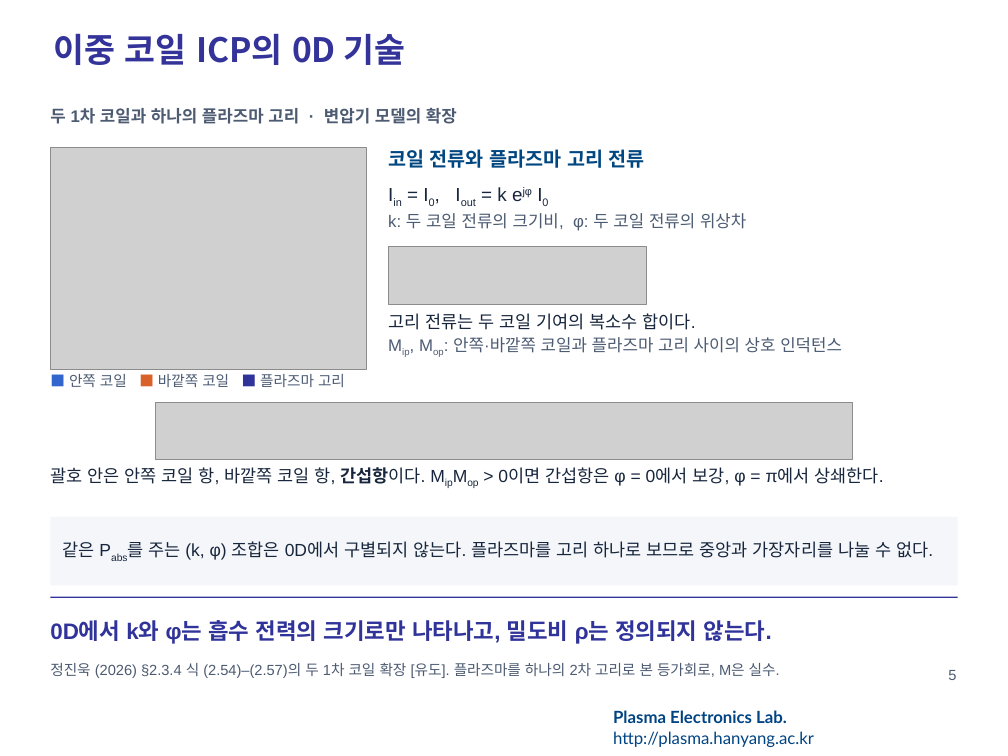
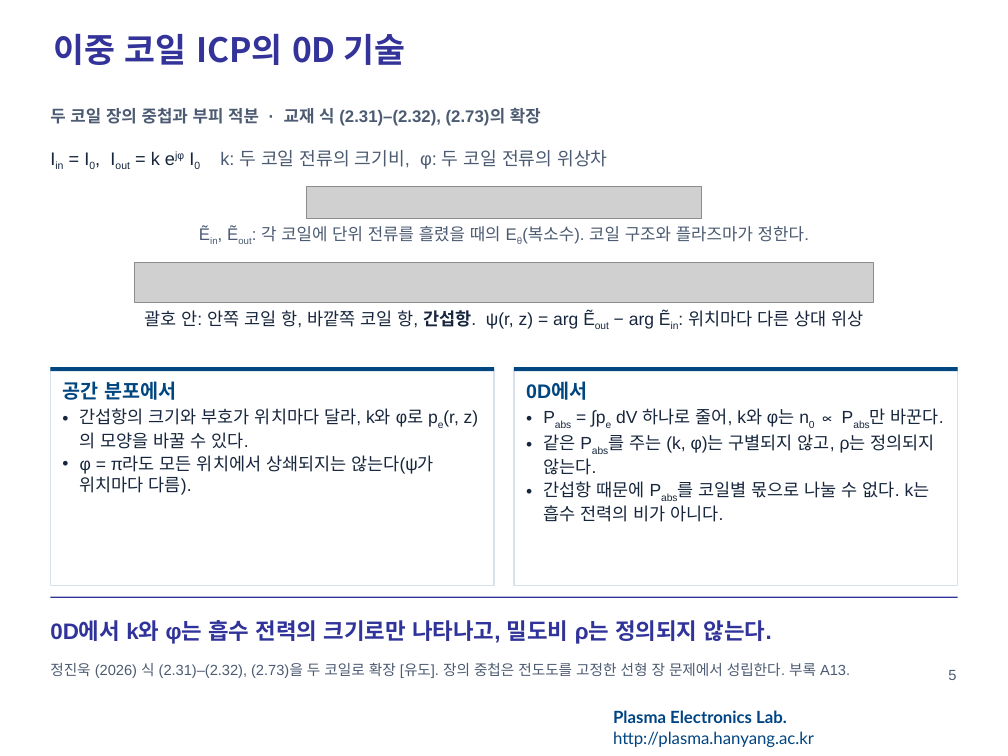
Before and after one commit to garlicjam-pyo/plasma, a slide deck: slide 5 of presentations/1차발표_README반영판.pptx. Drawn at 1008x756 pixels with LibreOffice and Linux fonts; fonts in the diff are those of the drawing; grey boxes stand for pictures; background and template pictures are left out. Boxes give left, top, right and bottom in pixels: in the first picture for what was removed or moved away, otherwise in the second. Text is boxed around its words. In the diff, an @@ line names an element or a change of style, - is before the commit and + after.

```diff
--- a/presentations/1차발표_README반영판.pptx
+++ b/presentations/1차발표_README반영판.pptx
@@ text at [50,108,541,126]: text changed @@
-두 1차 코일과 하나의 플라즈마 고리 · 변압기 모델의 확장
+두 코일 장의 중첩과 부피 적분 · 교재 식 (2.31)–(2.32), (2.73)의 확장
@@ picture removed at [50,147,366,370] @@
@@ text at [151,150,607,169]: text changed; size 12 to 13 pt @@
-Iin = I0, Iout = k ejφ I0
-k: 두 코일 전류의 크기비, φ: 두 코일 전류의 위상차
+Iin = I0, Iout = k ejφ I0 k: 두 코일 전류의 크기비, φ: 두 코일 전류의 위상차
@@ picture added at [306,186,701,218] @@
@@ text at [261,226,809,244]: text changed; size 14 to 12 pt; text colour #004680 to #4C5B72; bold off @@
-코일 전류와 플라즈마 고리 전류
+Ẽin, Ẽout: 각 코일에 단위 전류를 흘렸을 때의 Eθ(복소수). 코일 구조와 플라즈마가 정한다.
@@ picture added at [135,262,874,302] @@
@@ picture removed at [388,246,646,304] @@
@@ text added at [144,310,863,329], 12.5 pt, text #17263C @@
+괄호 안: 안쪽 코일 항, 바깥쪽 코일 항, 간섭항. ψ(r, z) = arg Ẽout − arg Ẽin: 위치마다 다른 상대 위상
@@ text removed at [388,313,842,353] @@
-고리 전류는 두 코일 기여의 복소수 합이다.
-Mip, Mop: 안쪽·바깥쪽 코일과 플라즈마 고리 사이의 상호 인덕턴스
@@ rectangle added at [50,367,494,585], outline #D8E1EB 1 pt, 12.5 pt, text #17263C @@
+공간 분포에서
+• 간섭항의 크기와 부호가 위치마다 달라, k와 φ로 pe(r, z)의 모양을 바꿀 수 있다.
+• φ = π라도 모든 위치에서 상쇄되지는 않는다(ψ가 위치마다 다름).
@@ rectangle added at [50,367,494,371], fill #004680 @@
@@ text removed at [69,374,345,387] @@
-■ 안쪽 코일 ■ 바깥쪽 코일 ■ 플라즈마 고리
@@ rectangle added at [514,367,958,585], outline #D8E1EB 1 pt, 12.5 pt, text #17263C @@
+0D에서
+• Pabs = ∫pe dV 하나로 줄어, k와 φ는 n0 ∝ Pabs만 바꾼다.
+• 같은 Pabs를 주는 (k, φ)는 구별되지 않고, ρ는 정의되지 않는다.
+• 간섭항 때문에 Pabs를 코일별 몫으로 나눌 수 없다. k는 흡수 전력의 비가 아니다.
@@ rectangle added at [514,367,958,371], fill #004680 @@
@@ picture removed at [155,403,853,460] @@
@@ text removed at [50,467,884,486] @@
-괄호 안은 안쪽 코일 항, 바깥쪽 코일 항, 간섭항이다. MipMop > 0이면 간섭항은 φ = 0에서 보강, φ = π에서 상쇄한다.
@@ rectangle removed at [50,517,958,586] @@
-같은 Pabs를 주는 (k, φ) 조합은 0D에서 구별되지 않는다. 플라즈마를 고리 하나로 보므로 중앙과 가장자리를 나눌 수 없다.
@@ text at [50,662,850,678]: text changed @@
-정진욱 (2026) §2.3.4 식 (2.54)–(2.57)의 두 1차 코일 확장 [유도]. 플라즈마를 하나의 2차 고리로 본 등가회로, M은 실수.
+정진욱 (2026) 식 (2.31)–(2.32), (2.73)을 두 코일로 확장 [유도]. 장의 중첩은 전도도를 고정한 선형 장 문제에서 성립한다. 부록 A13.
```
Also in this commit, not shown: 2 other slides changed, 1 slide added, 3 slides removed, 6 other files.
